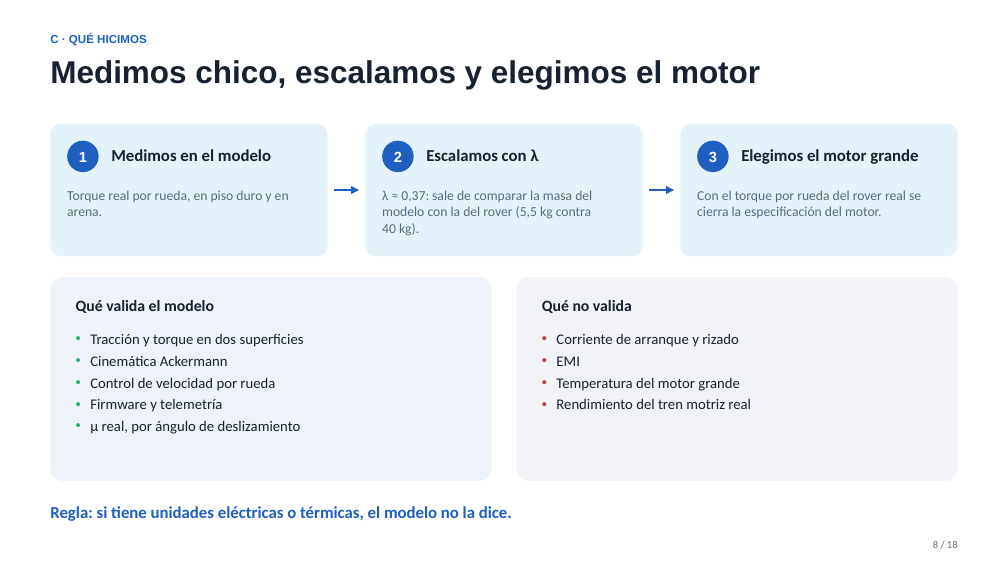
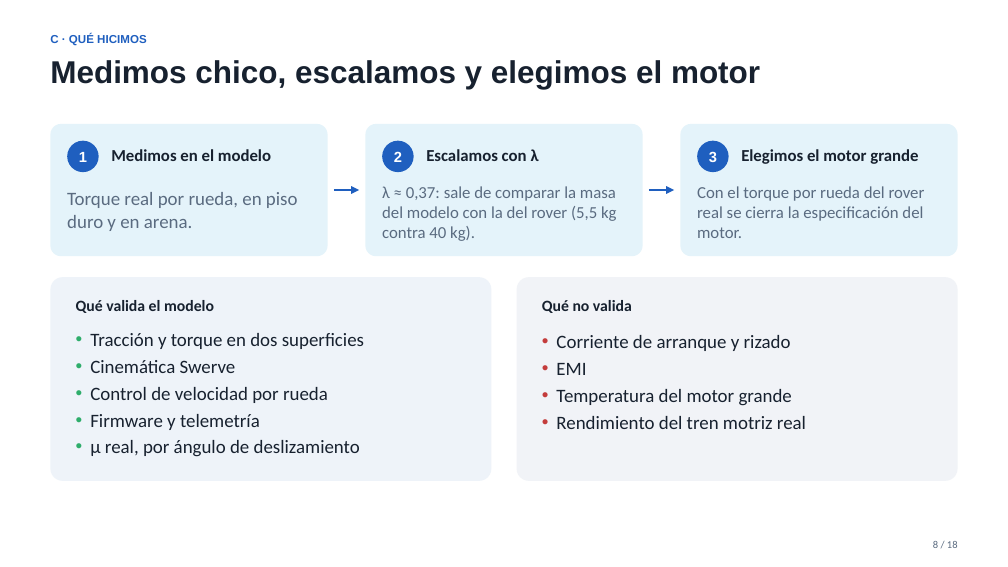
Before and after one commit to Matyy38/erc-rover-EyP, a slide deck: slide 8 of audiovisual-presentacion/presentacion-ingreso-EyP-2026-09.pptx. Drawn at 1008x567 pixels with LibreOffice and Linux fonts; fonts in the diff are those of the drawing. Boxes give left, top, right and bottom in pixels: in the first picture for what was removed or moved away, otherwise in the second. Text is boxed around its words. In the diff, an @@ line names an element or a change of style, - is before the commit and + after.

```diff
--- a/audiovisual-presentacion/presentacion-ingreso-EyP-2026-09.pptx
+++ b/audiovisual-presentacion/presentacion-ingreso-EyP-2026-09.pptx
@@ text "Torque real por rueda, en ..." at box(67, 192, 298, 231): size 13 to 18 pt @@
@@ text "λ ≈ 0,37: sale de ..." at box(382, 186, 617, 241): size 13 to 16 pt @@
@@ text "Con el torque por rueda ..." at box(697, 186, 925, 238): size 13 to 16 pt @@
@@ text at box(90, 333, 364, 457): size 14 to 18 pt in "Tracción y torque en dos superficies", "Control de velocidad por rueda", "Firmware y telemetría", "μ real, por ángulo de deslizamiento" @@
@@ text "Corriente de arranque y rizado" at box(556, 335, 806, 429): size 14 to 18 pt @@
@@ text at box(90, 360, 236, 373): text changed; size 14 to 18 pt @@
-• Cinemática Ackermann
+• Cinemática Swerve
@@ text removed at box(50, 506, 512, 521) @@
-Regla: si tiene unidades eléctricas o térmicas, el modelo no la dice.
```
Also in this commit, not shown: 11 other slides changed, 1 slide removed, 3 other files.
